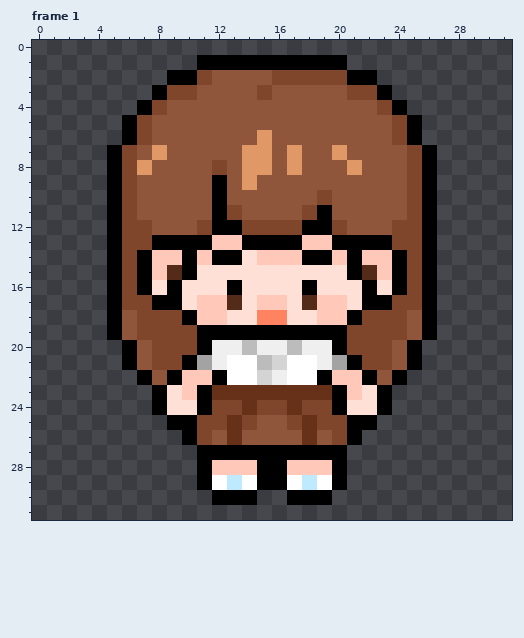
Two versions of one pixel-art file, Assets/Images/graphics/character/character_anim_front.aseprite. Above: the version before the commit.
32x32 pixels, 3 frames. Shown: frame 1.
After:
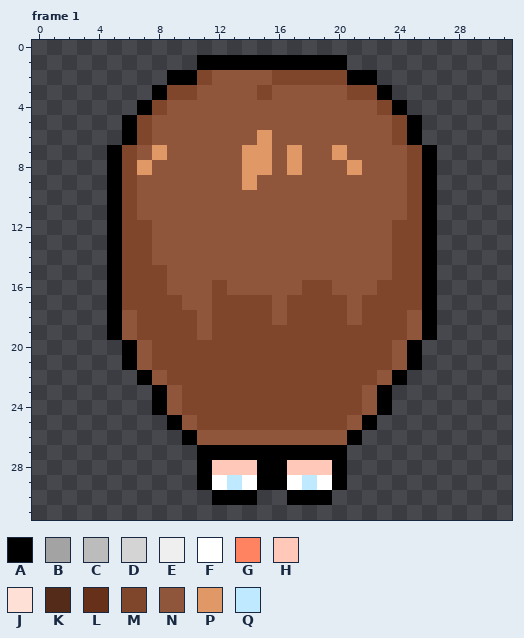
Palette (. is transparent): A #000000  B #a3a3a3  C #bcbcbc  D #d4d4d4  E #efefef  F #ffffff  G #ff8361  H #ffc8b8  J #ffe0d7  K #542b18  L #663118  M #80462b  N #8f563b  P #e09867  Q #bfe9ff
Difference:
layer "Layer 4" added
Changed rows in their new state; - is an unchanged pixel.
Frame 1, layer "Layer 4":
first column x 7:
 8 -----N------------
 9 -----N------------
10 -----N------N-----
11 -----NN----NN-----
12 ----NNNNNNNNNN----
13 -NNNNNNNNNNNNNNNN-
14 MNNNNNNNNNNNNNNNNM
15 MMNNNNNNNNNNNNNNNM
16 MMNNNMNNNNNMMNNNMM
17 -MMNNMMMMNMMMMNMM-
18 ---MNMMMMNMMMMN---
19 ----NMMMMMMMMM----
20 ----MMMMMMMMMM----
21 ---MMMMMMMMMMMM---
22 --MMMMMMMMMMMMMM--
23 --NMMMMMMMMMMMMN--
24 --NMM--M--M--MMN--
25 ---N--M-MM-M--N---
26 ----N-N----N-N----
Changed places in both pictures, as pixel boxes (x1, y1, x2, y2):
changed: (137, 160, 407, 445)
